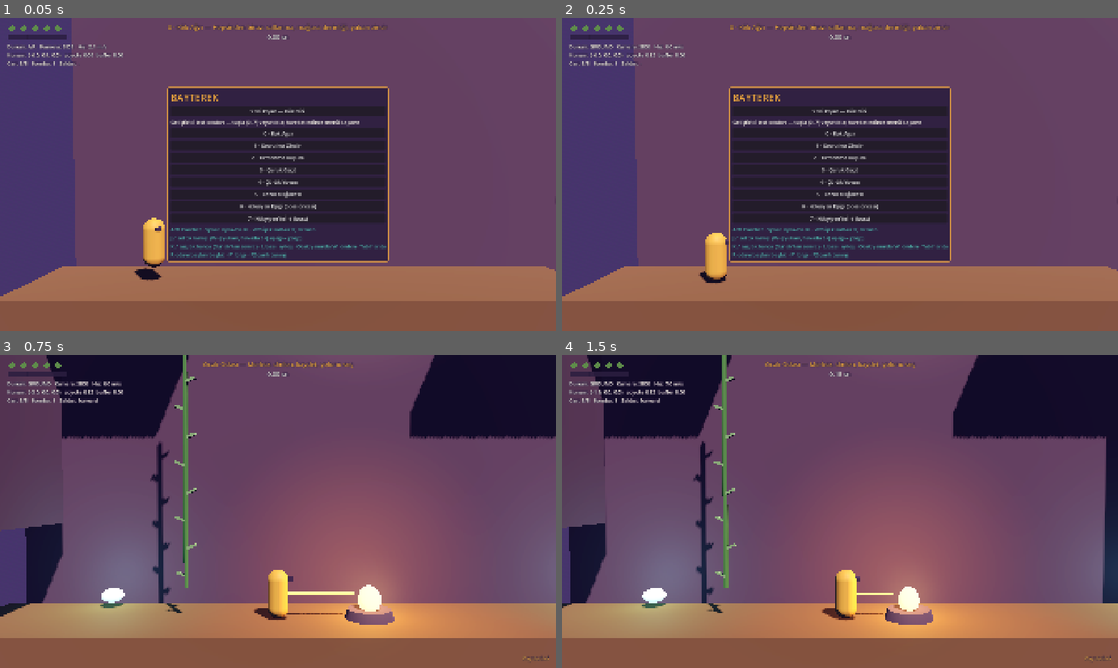
Above: before the commit, frames 1-4 (two rows, left to right).
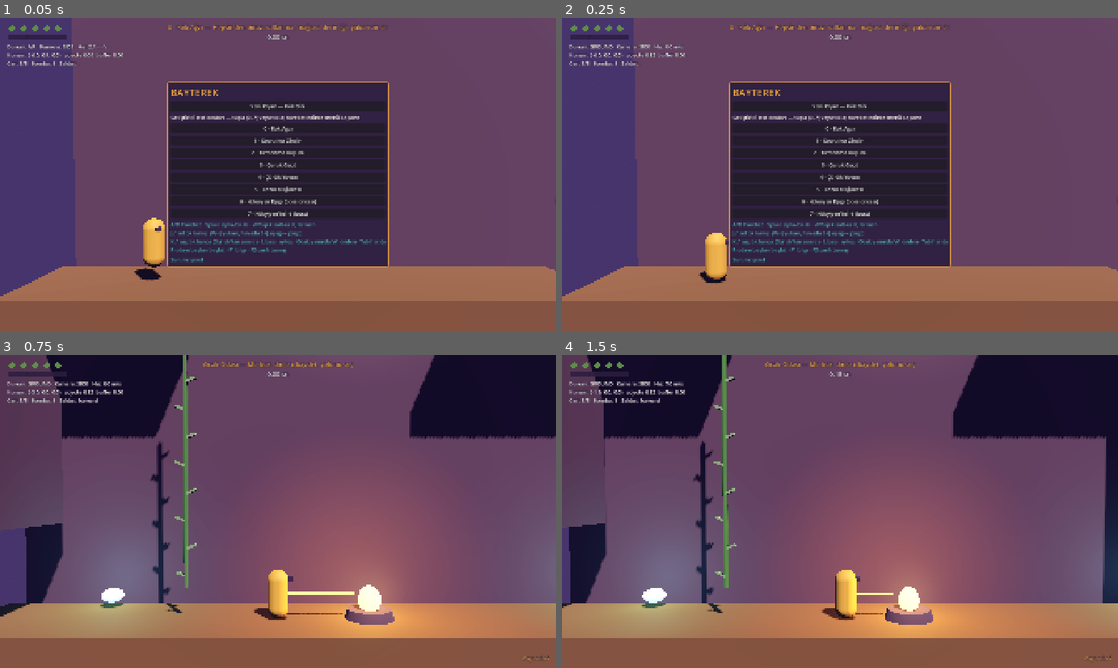
Above: after the commit, the same moments.

Repository: OWalkerr/bayterek
Game: Godot game, scene res://scenes/main/main.tscn
Two runs of this game, one before a commit and one after it. Both use one fixed random seed, a clock stepped at 60 frames per second and the inputs below.
Inputs (mouse positions are in pixels of both pictures, inside the frame that each line leads up to):
- Up to frame 1 (0.05 s): no input
- Up to frame 2 (0.25 s): no input
- Up to frame 3 (0.75 s): click "Yeni Oyun — Kök Dibi" at 0.5 s
- Up to frame 4 (1.5 s): tap Enter at 1.25 s; move the mouse to (962, 495) at 1.27 s; hold D (move_right) from 1.28 s (still down); tap J (attack) at 1.35 s; click (962, 495) at 1.42 s

The runs differ from the first frame. In frame 1, 5.7% of the frame differs, in the area x 30-70%, y 20-80%; in frame 2, 5.7%; in frame 3, nothing differs; in frame 4, nothing differs.

Commit message:
Web: önbellek kırma (her build benzersiz dosya adı) + menüde sürüm etiketi
Kullanıcı tarayıcısı eski index.pck'yi önbellekten yüklüyordu. deploy_web.sh artık
bayterek-<sha>-<zaman>.* adlarıyla dışa aktarır; data/build_info.txt menüde 'Sürüm: …' gösterir.

Co-Authored-By: Claude Opus 5.5 <noreply@anthropic.com>
Claude-Session: https://claude.ai/code/session_01TgZzkF7pbHmgGC8W9VR8nA

Diff:
--- a/scripts/ui/debug_hud.gd
+++ b/scripts/ui/debug_hud.gd
@@ -71,6 +71,14 @@
 	_build_room_menu()
 	EventBus.vine_released.connect(_on_vine_released)
 	EventBus.vine_broken.connect(_on_vine_broken)
+
+
+## data/build_info.txt (deploy betiği yazar) yoksa "yerel".
+static func get_build_id() -> String:
+	const PATH := "res://data/build_info.txt"
+	if FileAccess.file_exists(PATH):
+		return FileAccess.get_file_as_string(PATH).strip_edges()
+	return "yerel"
 
 
 func is_room_menu_visible() -> bool:
@@ -146,6 +154,9 @@
 			+ "R odayı baştan başlat · F1 bilgi · F2 canlı tuning",
 			UiStyle.FONT_SIZE_SMALL, UiStyle.MUSHROOM))
 	add_child(_room_menu)
+	# Sürüm etiketi (web'de hangi build'in açık olduğunu görmek için; tools/deploy_web.sh yazar)
+	var version := UiStyle.label("Sürüm: %s" % get_build_id(), UiStyle.FONT_SIZE_SMALL, UiStyle.MUSHROOM)
+	box.add_child(version)
 	_save_label = UiStyle.label("Kaydedildi", UiStyle.FONT_SIZE_SMALL, UiStyle.SAP_GOLD)
 	_save_label.set_anchors_and_offsets_preset(Control.PRESET_BOTTOM_RIGHT)
 	_save_label.grow_horizontal = Control.GROW_DIRECTION_BEGIN
Not shown, changed: export_presets.cfg
Not shown, changed: docs/00_VISION.md
Not shown, changed: docs/06_TECH_ARCHITECTURE.md
Not shown, changed: tools/deploy_web.sh
